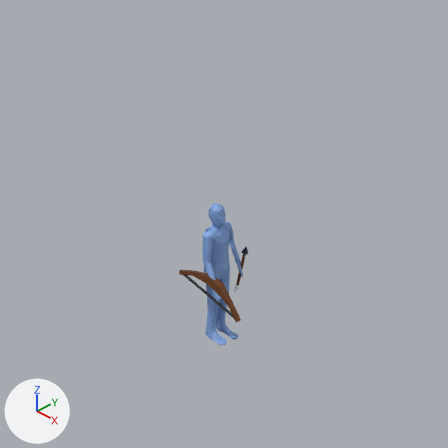
Two versions of the Blender file Assets/archer_shoot.blend, one commit apart.
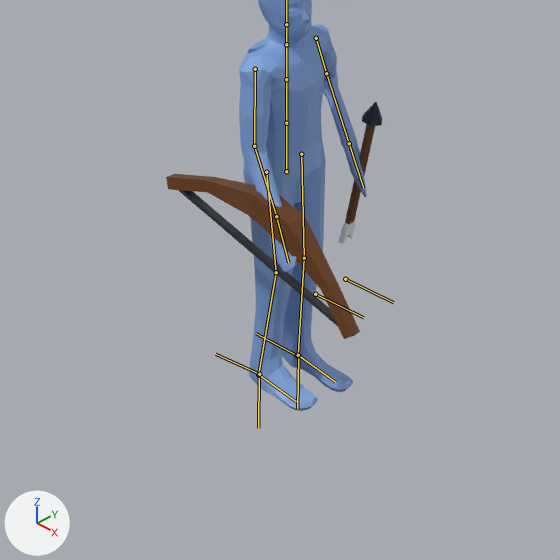
Each version appears first from the file's camera 'Camera', and next in a close-up on the part from 28% to 68% of the width and 48% to 88% of the height. Lighting does not change. The marker at lower left points along +X, +Y and +Z. Both versions are drawn at frame 0 of the action 'ArmatureAction.002'; the numbers are the values there. The bones that bend it are drawn over the model as lines in the close-ups.
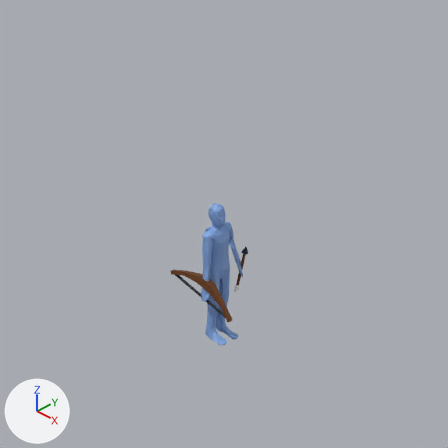
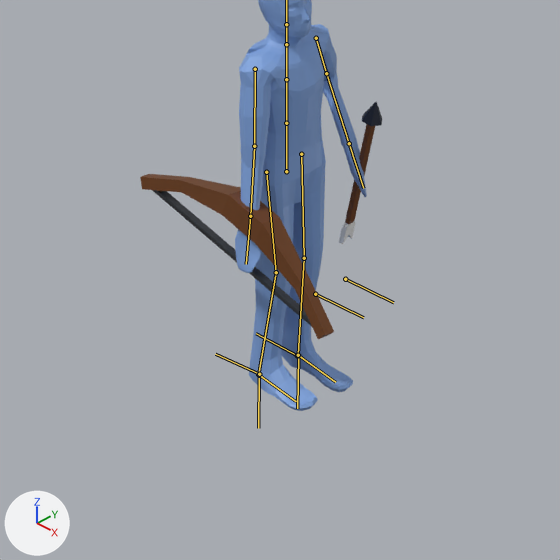
Location of each change, (x1, y1, x2, y2) in pixels of the close-ups (560 x 560 px):
```json
{"object": "Cube", "change": "posed", "before": [239, 0, 367, 411], "after": [235, 0, 367, 411]}
{"object": "Cube.001", "change": "posed", "before": [166, 174, 360, 339], "after": [140, 174, 334, 339]}
{"bone": "Arm2.R", "before": "(254, 146) to (276, 216)", "after": "(254, 146) to (250, 216)"}
```

Scene script edits in JSON lines:
```json
{"block": "bone_arm2_r", "where": "bone_arm2_r = bpy.data.objects['Armature'].pose.bones['Arm2.R']  # child of 'Arm1.R'"}
{"op": "set", "path": "bone_arm2_r.rotation_quaternion", "old": "(0.953, 0.269, 0.064, 0.107)", "new": "(1.0, 0.0, 0.0, 0.0)", "note": "degrees (32, 4, 14) -> degrees (0, 0, 0)"}
```
